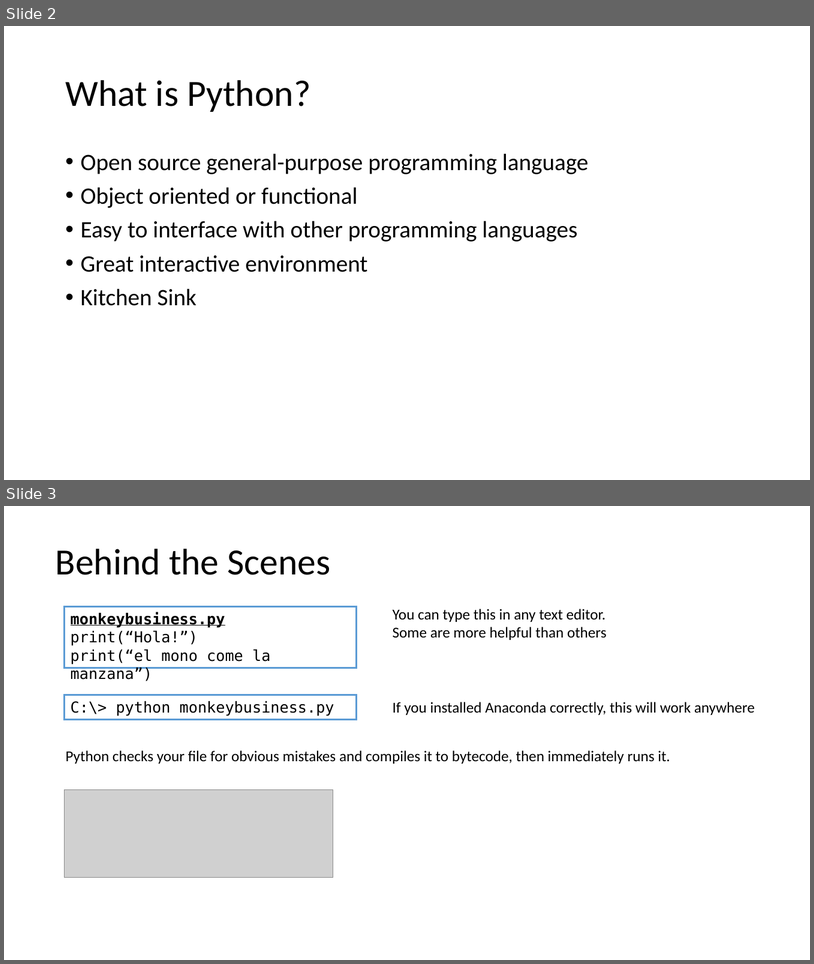
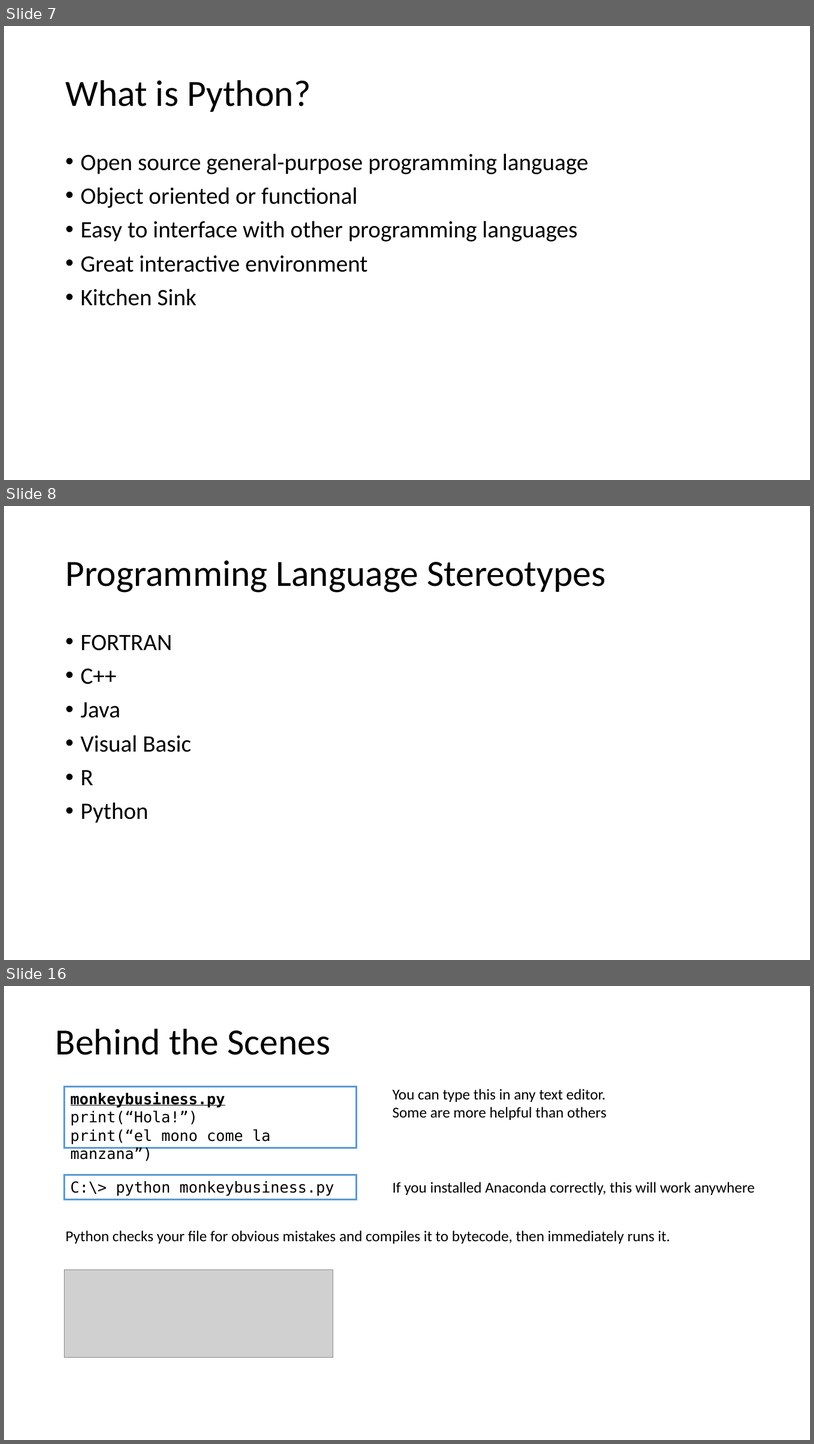
Before and after one commit to LimnoTech/Python-Data-Analysis-Course, a slide deck: Day1/IntroToPython/IntroToPython.pptx. Shown one above the other, each under a label of ours: slides 2 and 3 before the commit, slides 7, 8 and 16 after it; the slides between them are not shown. The pictures are 814x964 and 814x1444 pixels, drawn with LibreOffice and Linux fonts; fonts in the diff are those of the drawing; grey boxes stand for pictures. Boxes give left, top, right and bottom in pixels: in the first picture for what was removed or moved away, otherwise in the second. Text is boxed around its words. In the diff, an @@ line names an element or a change of style, - is before the commit and + after.

```diff
--- a/Day1/IntroToPython/IntroToPython.pptx
+++ b/Day1/IntroToPython/IntroToPython.pptx
@@ slide 8 added at [4,506,810,960], background #FFFFFF @@
@@ title added at [65,560,606,592], 44 pt, text #000000 @@
+Programming Language Stereotypes
@@ text added at [81,634,191,823], 28 pt, text #000000 @@
+• FORTRAN
+• C++
+• Java
+• Visual Basic
+• R
+• Python
@@ what was slide 2 is now slide 7 @@
@@ what was slide 3 is now slide 16 @@
```
Also in this commit, not shown: 13 other slides added, 1 other file.
